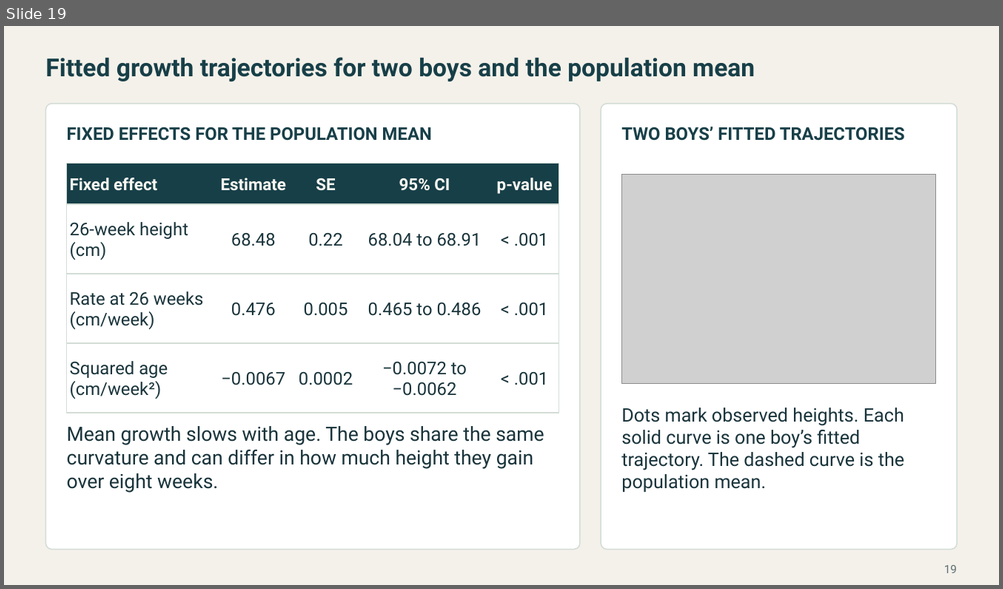
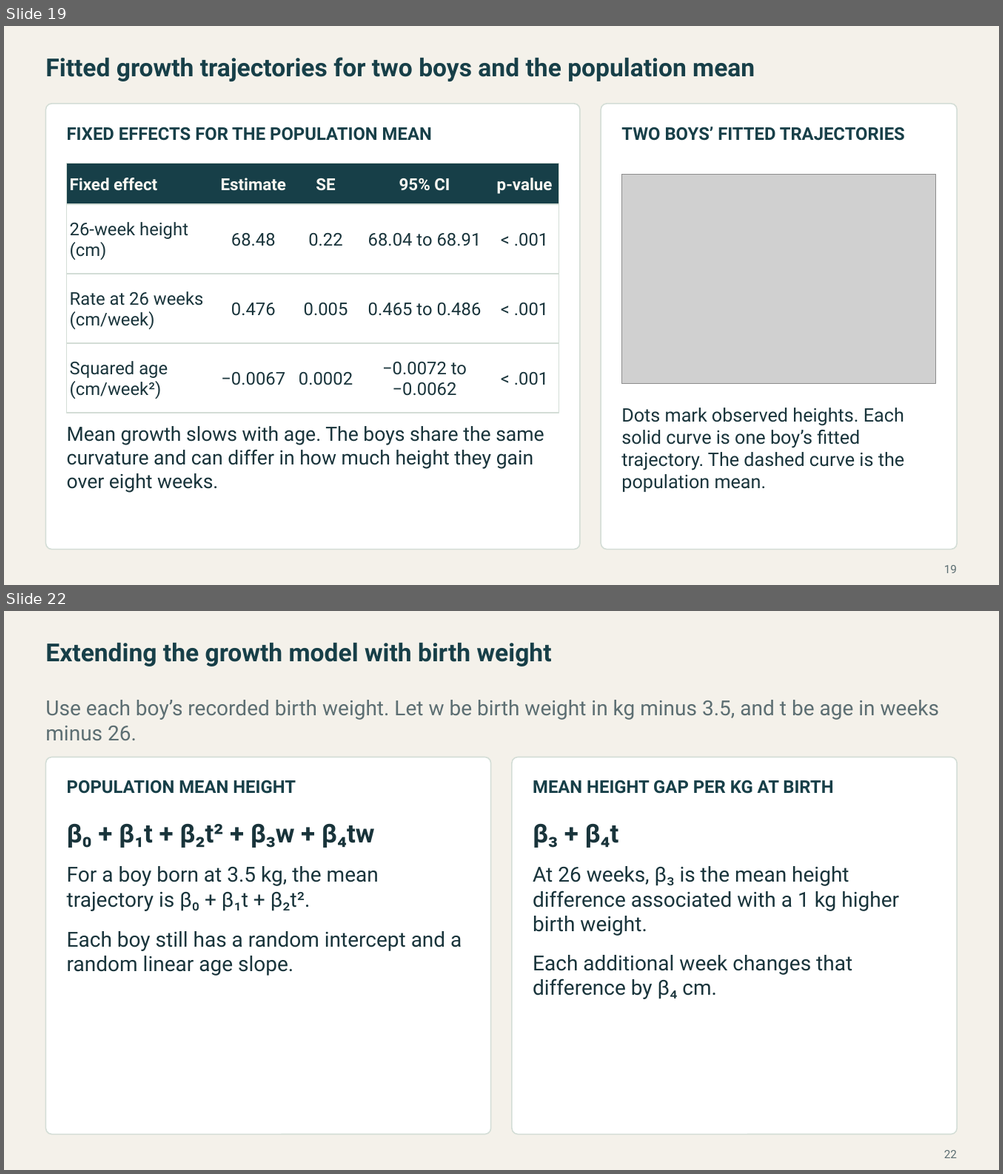
Before and after one commit to Postmus/BeyondMLR, a slide deck: lectures_2627/week4/Beyond_MLR_Week_4.pptx. Shown one above the other, each under a label of ours: slide 19 before the commit, slides 19 and 22 after it; the slides between them are not shown. The pictures are 1003x589 and 1003x1174 pixels, drawn with LibreOffice and Linux fonts; fonts in the diff are those of the drawing; grey boxes stand for pictures. Boxes give left, top, right and bottom in pixels: in the first picture for what was removed or moved away, otherwise in the second. Text is boxed around its words. In the diff, an @@ line names an element or a change of style, - is before the commit and + after.

Commit message:
Complete Week 4 longitudinal modeling lecture and add chick growth labs

```diff
--- a/lectures_2627/week4/Beyond_MLR_Week_4.pptx
+++ b/lectures_2627/week4/Beyond_MLR_Week_4.pptx
@@ slide 22 added at [4,611,999,1170], background #F4F1EA @@
@@ text added at [45,642,552,667], 24 pt, text #173F48, bold @@
+Extending the growth model with birth weight
@@ text added at [45,700,939,741], 20 pt, text #5C6E72 @@
+Use each boy’s recorded birth weight. Let w be birth weight in kg minus 3.5, and t be age in weeks minus 26.
@@ rounded rectangle added at [45,758,490,1135], fill #FFFFFF, outline #D3DDD6 1.1 pt @@
@@ rounded rectangle added at [512,758,956,1135], fill #FFFFFF, outline #D3DDD6 1.1 pt @@
@@ text added at [67,780,296,794], 17 pt, text #173F48, bold @@
+POPULATION MEAN HEIGHT
@@ text added at [532,780,833,794], 17 pt, text #173F48, bold @@
+MEAN HEIGHT GAP PER KG AT BIRTH
@@ text added at [67,823,375,848], 25 pt, text #19343B, bold @@
+β₀ + β₁t + β₂t² + β₃w + β₄tw
@@ text added at [532,823,619,848], 25 pt, text #19343B, bold @@
+β₃ + β₄t
@@ text added at [67,866,378,911], 20 pt, text #19343B @@
+For a boy born at 3.5 kg, the mean trajectory is β₀ + β₁t + β₂t².
@@ text added at [532,866,899,936], 20 pt, text #19343B @@
+At 26 weeks, β₃ is the mean height difference associated with a 1 kg higher birth weight.
@@ text added at [67,931,461,976], 20 pt, text #19343B @@
+Each boy still has a random intercept and a random linear age slope.
@@ text added at [532,955,852,999], 20 pt, text #19343B @@
+Each additional week changes that difference by β₄ cm.
@@ page number added at [944,1150,956,1159], 11 pt, text #5C6E72 @@
+22
```
Also in this commit, not shown: 3 slides changed, 15 other slides added, 3 slides removed, 17 other files.
